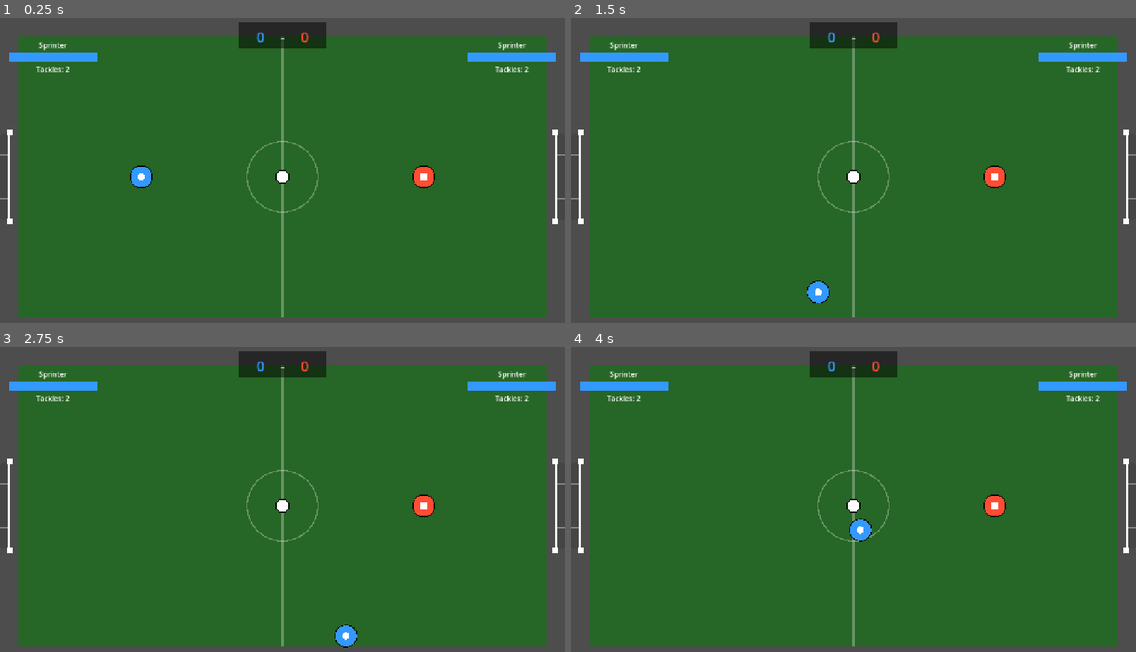
Above: before the commit, frames 1-4 (two rows, left to right).
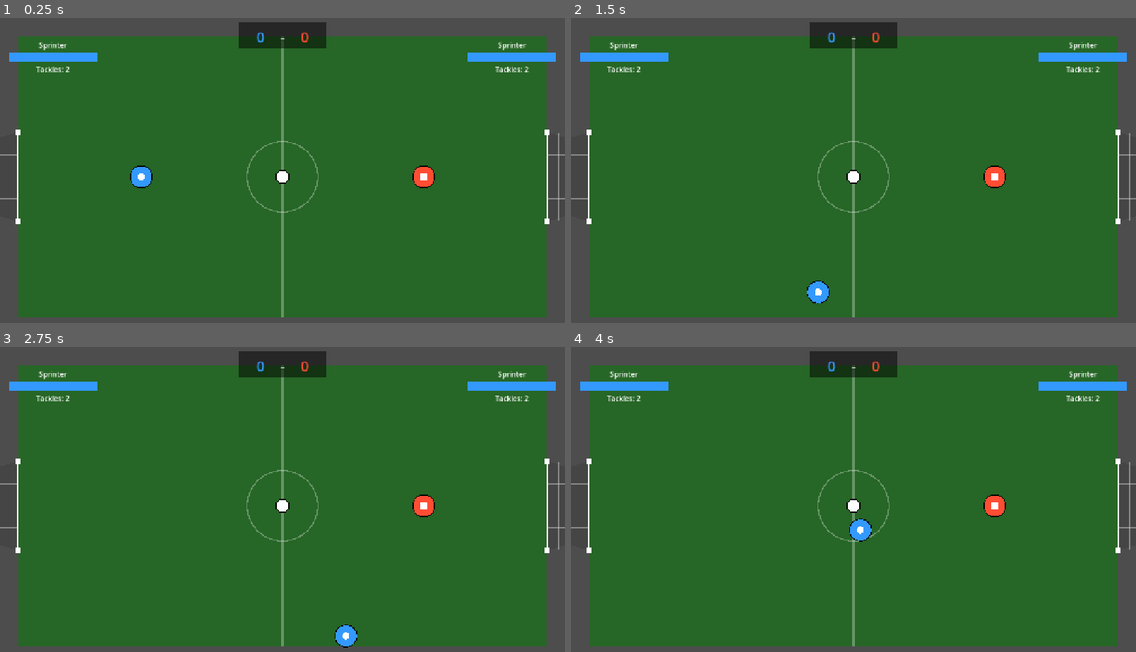
Above: after the commit, the same moments.

Repository: HectorRamosP/Clash-Ball
Game: Godot game, scene res://scenes/field/game_field.tscn
The game is run twice, just before and just after one commit, with the same random seed, the same clock (stepped at 60 frames per second) and the same inputs.
Inputs:
- Up to frame 1 (0.25 s): no input
- Up to frame 2 (1.5 s): tap Enter at 0.5 s; hold D (p1_right) 0.53-1.28 s; tap Space (p1_shoot) at 0.6 s; hold S (p1_down) from 1.28 s (still down); tap Shift (p1_tackle) at 1.35 s
- Up to frame 3 (2.75 s): tap Space (p1_shoot) at 2, 2.1 s; release S (p1_down) at 2.03 s; hold D (p1_right) from 2.03 s (still down)
- Up to frame 4 (4 s): release D (p1_right) at 2.78 s; hold W (p1_up) 2.78-3.53 s; tap Shift (p1_tackle) at 2.85 s; hold A (p1_left) from 3.53 s (still down); tap Space (p1_shoot) at 3.6 s

The runs differ from the first frame. In frame 1, 0.6% of the frame differs, in the area x 1-99%, y 36-68%; in frame 2, 0.6%; in frame 3, 0.6%; in frame 4, 0.6%.

Commit message:
Fix goal alignment and detection positioning
- Reverted goal positions to original (GoalLeft: x=40, GoalRight: x=1240)
- Detection area now moves dynamically 30px into goal interior
- Left goal: detection at x=-30 (relative), right goal: detection at x=30
- Maintains 40px hitbox width for accurate ball-crossing detection
- Visual alignment now correct, no more ball bouncing issues

Diff:
--- a/scenes/field/game_field.tscn
+++ b/scenes/field/game_field.tscn
@@ -95,11 +95,11 @@
 color = Color(0.3, 0.3, 0.3, 1)
 
 [node name="GoalLeft" parent="." instance=ExtResource("4_goal")]
-position = Vector2(20, 360)
+position = Vector2(40, 360)
 goal_team = 1
 
 [node name="GoalRight" parent="." instance=ExtResource("4_goal")]
-position = Vector2(1260, 360)
+position = Vector2(1240, 360)
 goal_team = 2
 
 [node name="Ball" parent="." instance=ExtResource("3_ball")]
--- a/scripts/goal.gd
+++ b/scripts/goal.gd
@@ -7,6 +7,7 @@
 signal goal_scored()
 
 @onready var visual = $Visual
+@onready var goal_area = $GoalArea
 
 func _ready():
 	# Conectar señal de detección
@@ -16,6 +17,13 @@
 	if visual:
 		visual.is_left_goal = (goal_team == 1)
 
+	# Mover el área de detección hacia el INTERIOR de la portería
+	if goal_area:
+		if goal_team == 1:  # Portería izquierda
+			goal_area.position.x = -30  # Mover hacia la izquierda (interior)
+		else:  # Portería derecha
+			goal_area.position.x = 30  # Mover hacia la derecha (interior)
+
 func _on_body_entered(body):
 	# Verificar si es la pelota
 	if body.name == "Ball":
